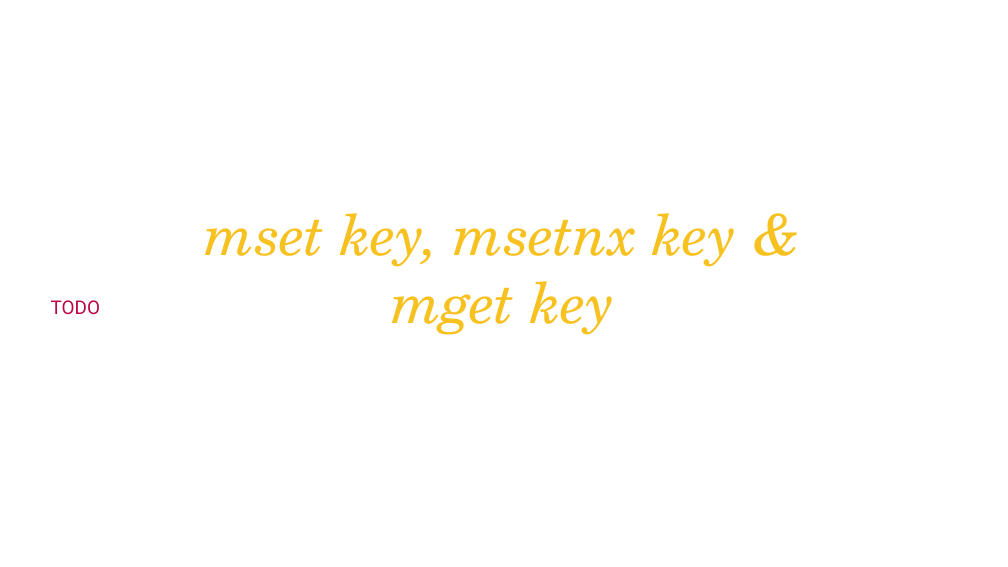
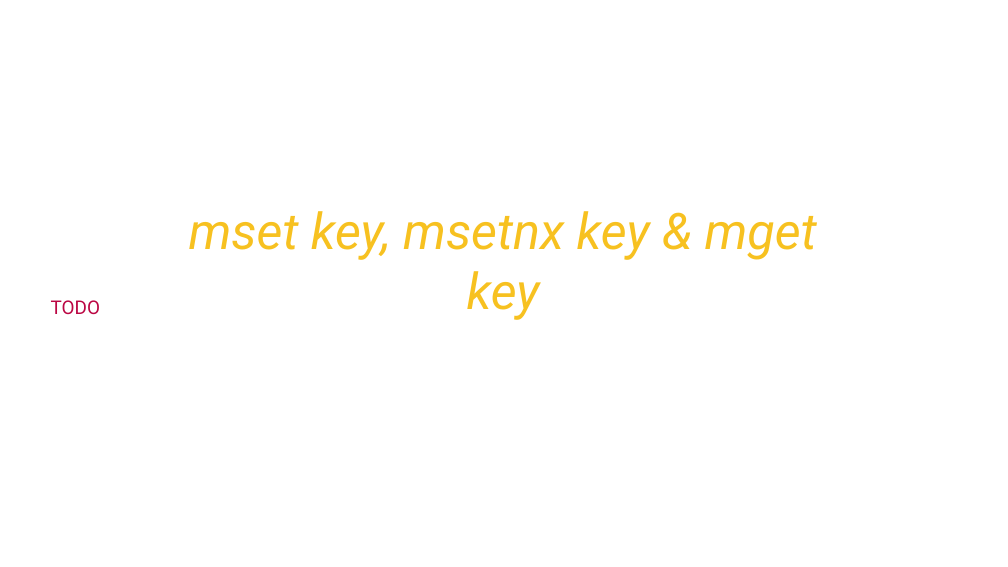
Before and after one commit to Saleel-Bagde/PPT-s, a slide deck: slide 23 of redis Ver2.pptx. Drawn at 1008x567 pixels with LibreOffice and Linux fonts; fonts in the diff are those of the drawing. Boxes give left, top, right and bottom in pixels: in the first picture for what was removed or moved away, otherwise in the second. Text is boxed around its words. In the diff, an @@ line names an element or a change of style, - is before the commit and + after.

```diff
--- a/redis Ver2.pptx
+++ b/redis Ver2.pptx
@@ text "mset key, msetnx key & ..." at (189,211,817,320): size 54 to 48 pt, font TeX Gyre Schola to Roboto @@
```
Also in this commit, not shown: 47 other slides changed, 2 slides added.
